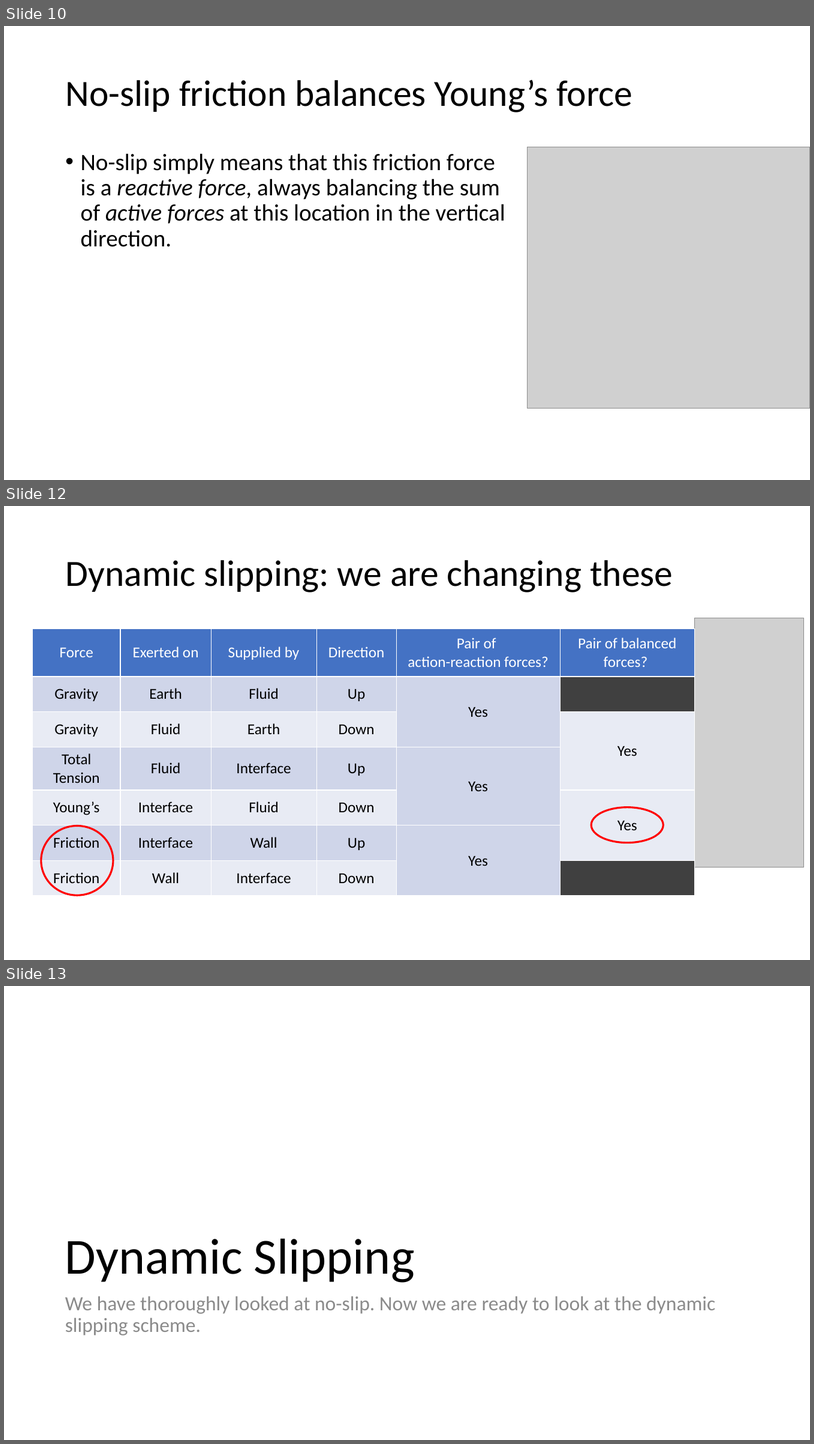
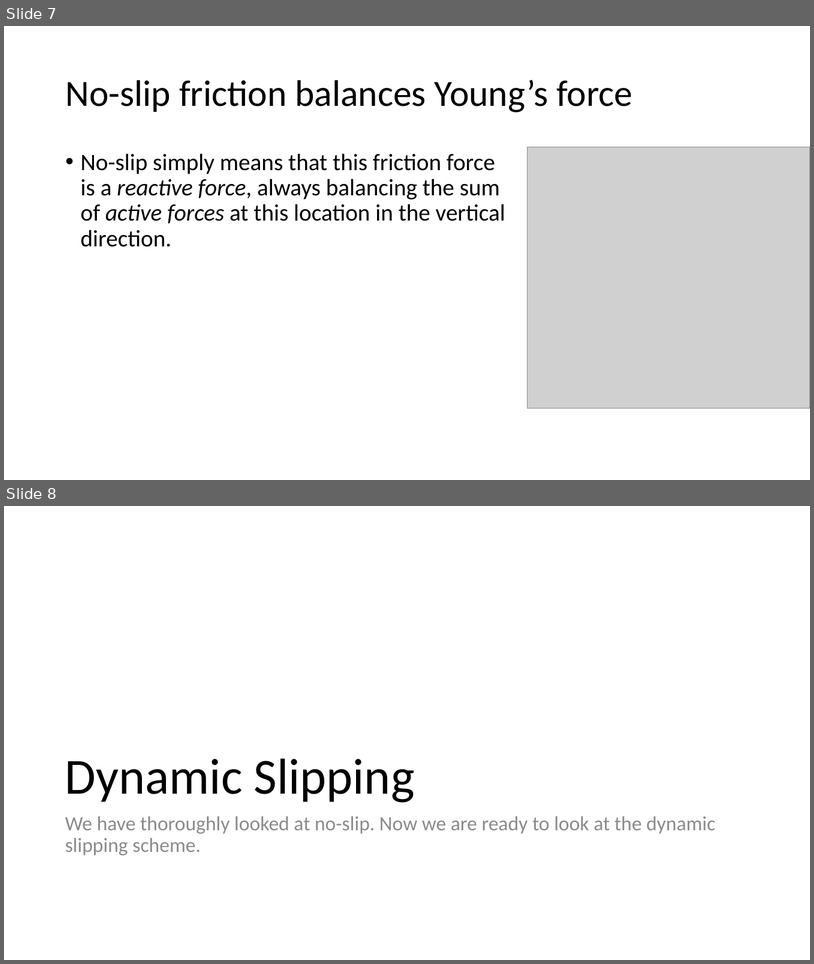
Before and after one commit to Daniel-Chin/droplet, a slide deck: APS_conf/slides.pptx. Shown one above the other, each under a label of ours: slides 10, 12 and 13 before the commit, slides 7 and 8 after it; the slides between them are not shown. The pictures are 814x1444 and 814x964 pixels, drawn with LibreOffice and Linux fonts; fonts in the diff are those of the drawing; grey boxes stand for pictures. Boxes give left, top, right and bottom in pixels: in the first picture for what was removed or moved away, otherwise in the second. Text is boxed around its words. In the diff, an @@ line names an element or a change of style, - is before the commit and + after.

```diff
--- a/APS_conf/slides.pptx
+++ b/APS_conf/slides.pptx
@@ slide 12 removed at <box>4,506,810,960</box>, background #FFFFFF @@
@@ title removed at <box>65,560,673,592</box> @@
-Dynamic slipping: we are changing these
@@ table removed at <box>32,629,695,895</box>, 7 rows, 6 columns @@
-Force | Exerted on | Supplied by | Direction | Pair of action-reaction forces? | Pair of balanced forces?
-Gravity | Earth | Fluid | Up | Yes | 
-Gravity | Fluid | Earth | Down |  | Yes
-Total Tension | Fluid | Interface | Up | Yes | 
-Young’s | Interface | Fluid | Down |  | Yes
-Friction | Interface | Wall | Up | Yes | 
-Friction | Wall | Interface | Down |  | 
@@ picture removed at <box>695,618,804,867</box> @@
@@ ellipse removed at <box>591,807,663,843</box> @@
@@ ellipse removed at <box>41,825,113,895</box> @@
@@ what was slide 10 is now slide 7 @@
@@ what was slide 13 is now slide 8 @@
```
Also in this commit, not shown: 2 slides changed, 9 other slides removed.
